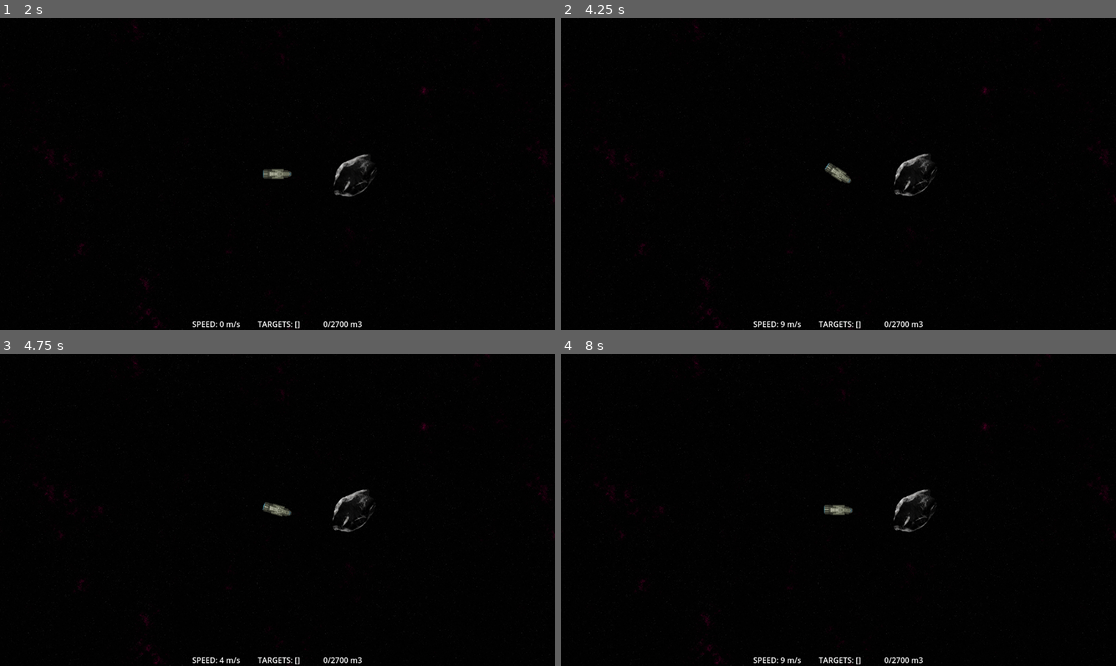
Above: before the commit, frames 1-4 (two rows, left to right).
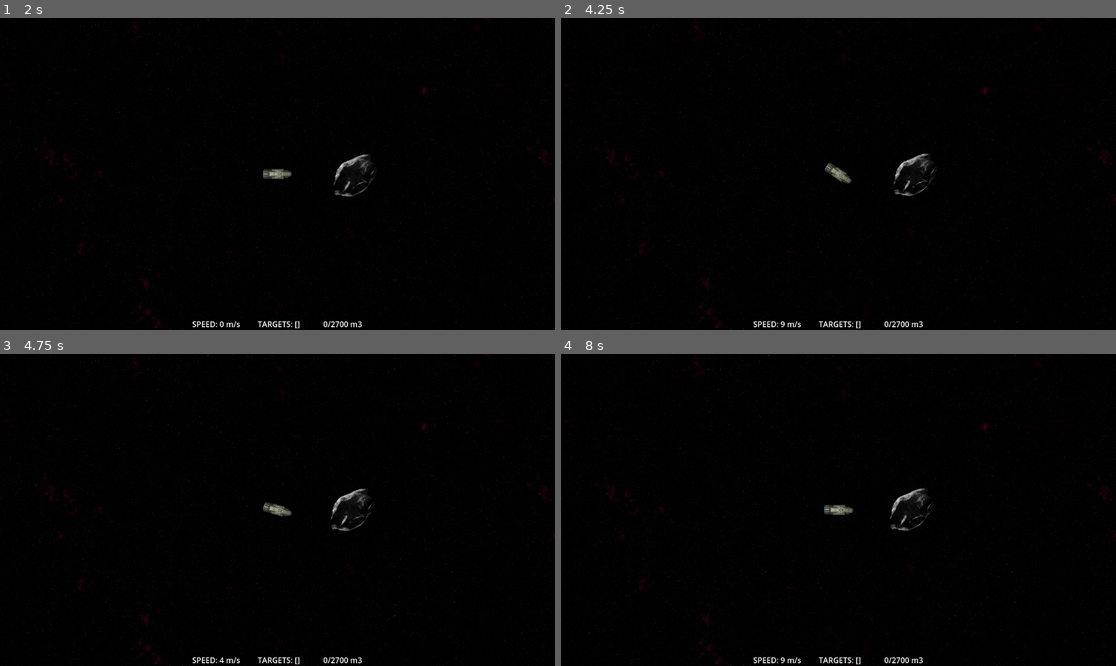
Above: after the commit, the same moments.

Repository: maxwelljens/fractalfrontiers
Game: Godot game, scene res://multi_test.tscn
Same seed, same stepped clock (60 frames per second), same inputs: the game is played once before the commit and once after it.
Inputs (mouse positions are in pixels of both pictures, inside the frame that each line leads up to):
- Up to frame 1 (2 s): tap Enter (ui_accept) at 0.5 s; move the mouse to (77, 18) at 0.52 s; hold D (right) 0.53-1.25 s; hold Enter (ui_accept) 0.53-1.25 s; click (77, 18) at 0.67 s; click "Host" at 1.25 s
- Up to frame 2 (4.25 s): tap Enter (ui_accept) at 2, 2.27, 2.3, 2.57, 2.75, 3.6, 3.77, 4.07 s; move the mouse to (727, 189) at 2.02 s; hold S (backward) 2.03-2.78 s; click (727, 189) at 2.1 s; move the mouse to (894, 105) at 2.77 s; hold D (right) 2.78-3.53 s; hold Enter (ui_accept) 2.78-3.53 s; tap F at 2.85 s; move the mouse to (810, 236) at 3.52 s; hold W (forward) from 3.53 s (still down); click (810, 236) at 3.67 s
- Up to frame 3 (4.75 s): move the mouse to (444, 556) at 4.27 s; release W (forward) at 4.28 s; hold A (left) from 4.28 s (still down); hold Enter (ui_accept) from 4.28 s (still down); click (444, 556) at 4.35 s
- Up to frame 4 (8 s): move the mouse to (672, 463) at 5.02 s; release Enter (ui_accept) at 5.03 s; tap F at 5.1, 7.35 s; tap Enter (ui_accept) at 5.27, 5.3, 5.57, 6.77, 6.8, 7.07 s; move the mouse to (866, 510) at 5.77 s; release A (left) at 5.78 s; hold S (backward) 5.78-6.53 s; hold Enter (ui_accept) 5.78-6.53 s; click (866, 510) at 5.92 s; move the mouse to (755, 432) at 6.52 s; hold D (right) 6.53-7.28 s; click (755, 432) at 6.6 s; move the mouse to (960, 494) at 7.27 s; hold W (forward) from 7.28 s (still down); hold Enter (ui_accept) from 7.28 s (still down)

Frame 1 is identical in both runs. In frame 2, less than 0.1% of the frame differs, in the area x 48-68%, y 43-58%; in frame 3, 0.3%; in frame 4, 0.4%, in the area x 26-99%, y 0-84%.
Error in both runs: Invalid access to property or key 'targets' on a base object of type 'Nil'. (res://nodes/selectable.gd:13)

Commit message:
fix laser

Diff:
--- a/player.gd
+++ b/player.gd
@@ -16,8 +16,7 @@
 
 func _physics_process(_delta):
   if Input.is_action_pressed("ui_accept") and targets != null:
-    $Line2D.add_point(global_position)
-    $Line2D.add_point(TargetHolder.instance.targets[0].global_position)
+    _draw_line()
   if Input.is_action_just_released("ui_accept"):
     $Line2D.clear_points()
   if targets != null:
@@ -26,3 +25,14 @@
 
 func _enter_tree():
   set_multiplayer_authority(name.to_int())
+
+
+func _draw_line() -> void:
+    if TargetHolder.instance.targets.size() == 0: return
+
+    var line := $Line2D as Line2D
+
+    if line.get_point_count() < 2:
+        line.add_point(Vector2.ZERO)
+        line.add_point(to_local(TargetHolder.instance.targets[0].global_position))
+    line.set_point_position(1, to_local(TargetHolder.instance.targets[0].global_position))
